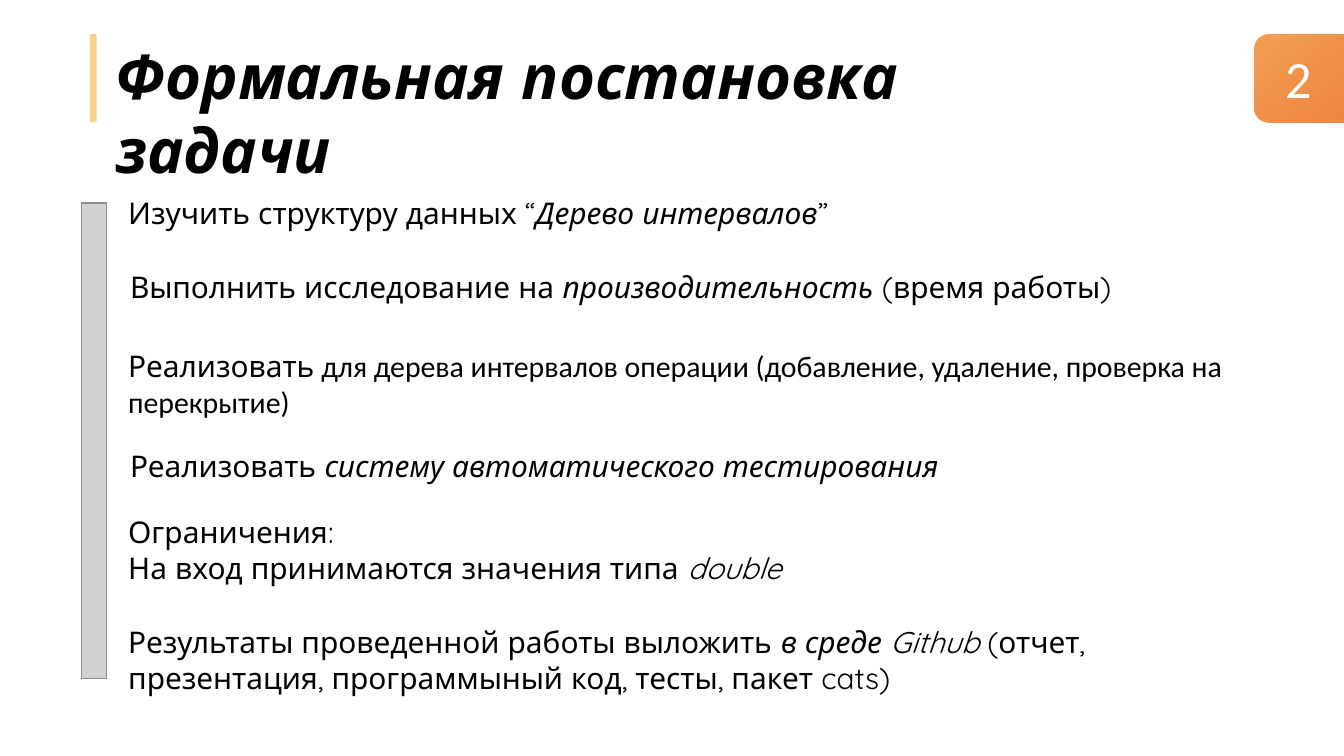
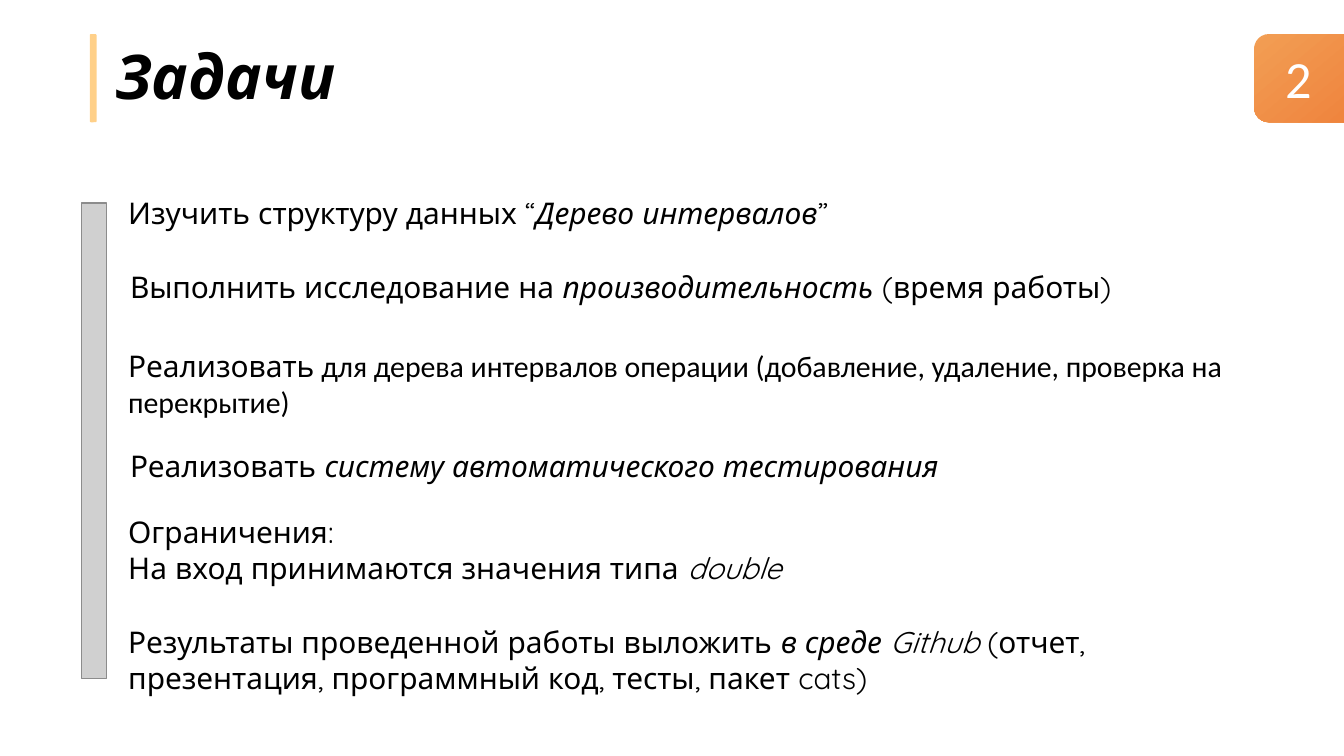
Before and after one commit to nikitachurganov/Interval-Tree, a slide deck: slide 4 of Дерево интервалов.pptx (slide 2 before the commit). Drawn at 1344x756 pixels with LibreOffice and Linux fonts; fonts in the diff are those of the drawing; grey boxes stand for pictures. Boxes give left, top, right and bottom in pixels: in the first picture for what was removed or moved away, otherwise in the second. Text is boxed around its words. In the diff, an @@ line names an element or a change of style, - is before the commit and + after.

Commit message:
pptx

```diff
--- a/Дерево интервалов.pptx
+++ b/Дерево интервалов.pptx
@@ text at [115,52,336,100]: text changed @@
-Формальная постановка задачи
+Задачи
@@ text at [128,630,1079,697]: text changed @@
-Результаты проведенной работы выложить в среде Github (отчет, презентация, программыный код, тесты, пакет cats)
+Результаты проведенной работы выложить в среде Github (отчет, презентация, программный код, тесты, пакет cats)
```
Also in this commit, not shown: 4 other slides changed.
